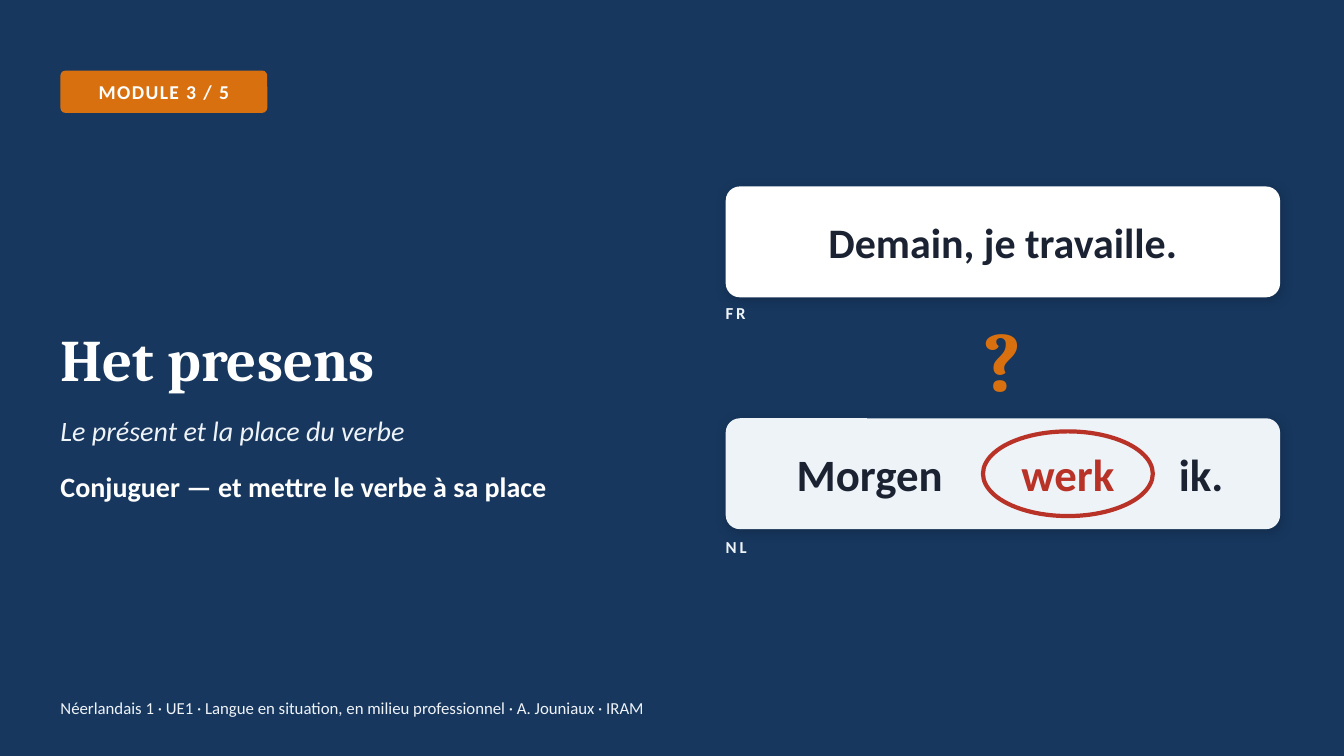
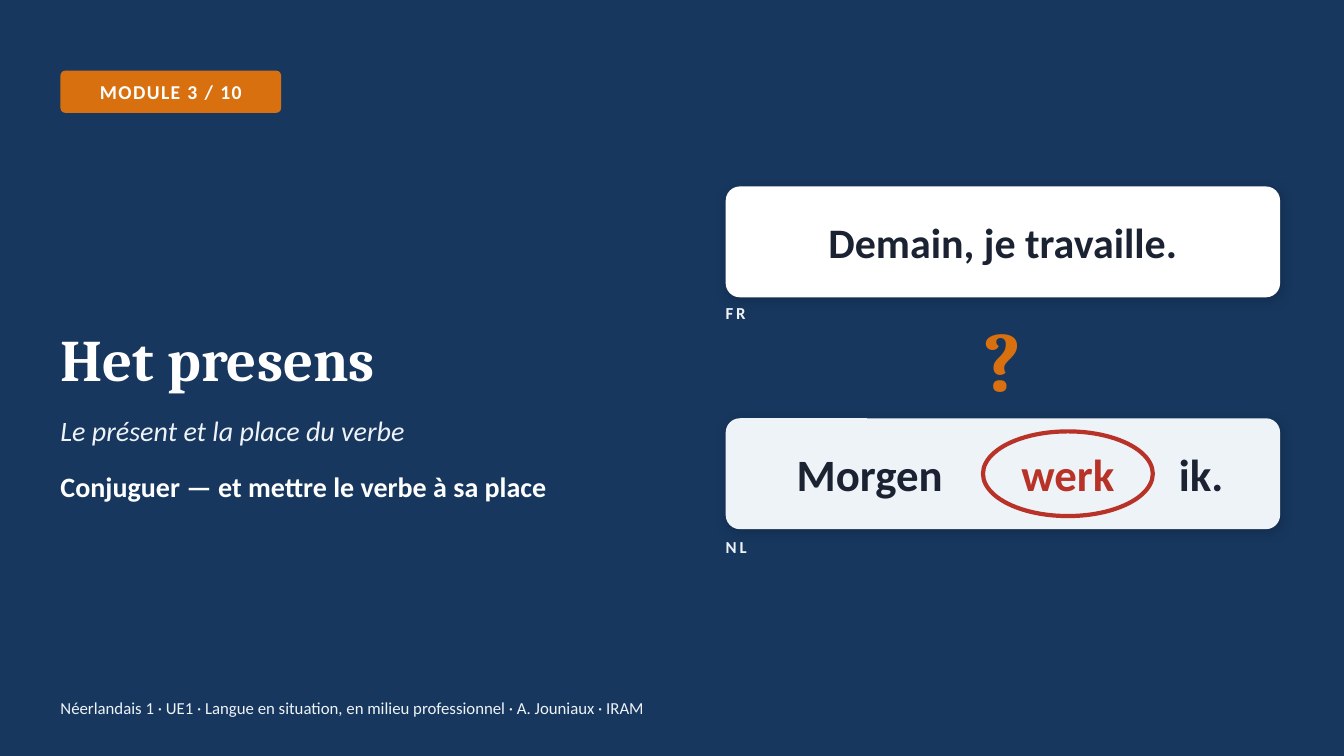
Before and after one commit to ajouniaux/talenleren, a slide deck: slide 1 of neerlandais1/powerpoints/Module_3_Het_presens.pptx. Drawn at 1344x756 pixels with LibreOffice and Linux fonts; fonts in the diff are those of the drawing. Boxes give left, top, right and bottom in pixels: in the first picture for what was removed or moved away, otherwise in the second. Text is boxed around its words. In the diff, an @@ line names an element or a change of style, - is before the commit and + after.

```diff
--- a/neerlandais1/powerpoints/Module_3_Het_presens.pptx
+++ b/neerlandais1/powerpoints/Module_3_Het_presens.pptx
@@ rounded rectangle "MODULE 3 / 10": place and size @@
-rounded rectangle "MODULE 3 / 10" at bbox=[60, 71, 267, 113]
+rounded rectangle "MODULE 3 / 10" at bbox=[60, 71, 281, 113]
@@ text in rounded rectangle at bbox=[100, 86, 241, 99]: text changed @@
-MODULE 3 / 5
+MODULE 3 / 10
```
Also in this commit, not shown: 20 other files.
